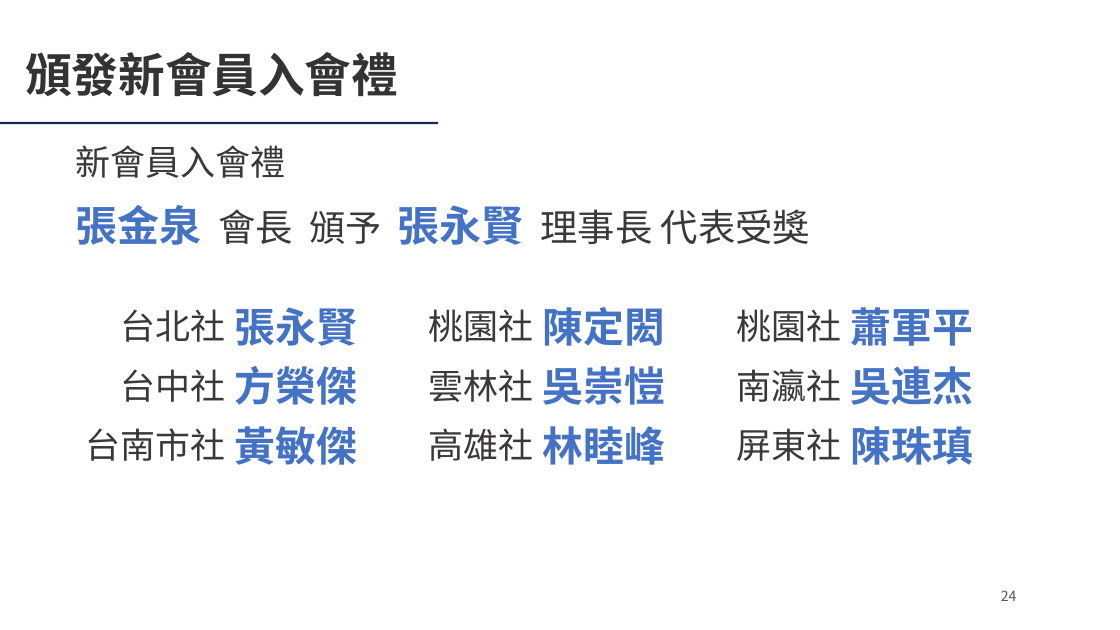
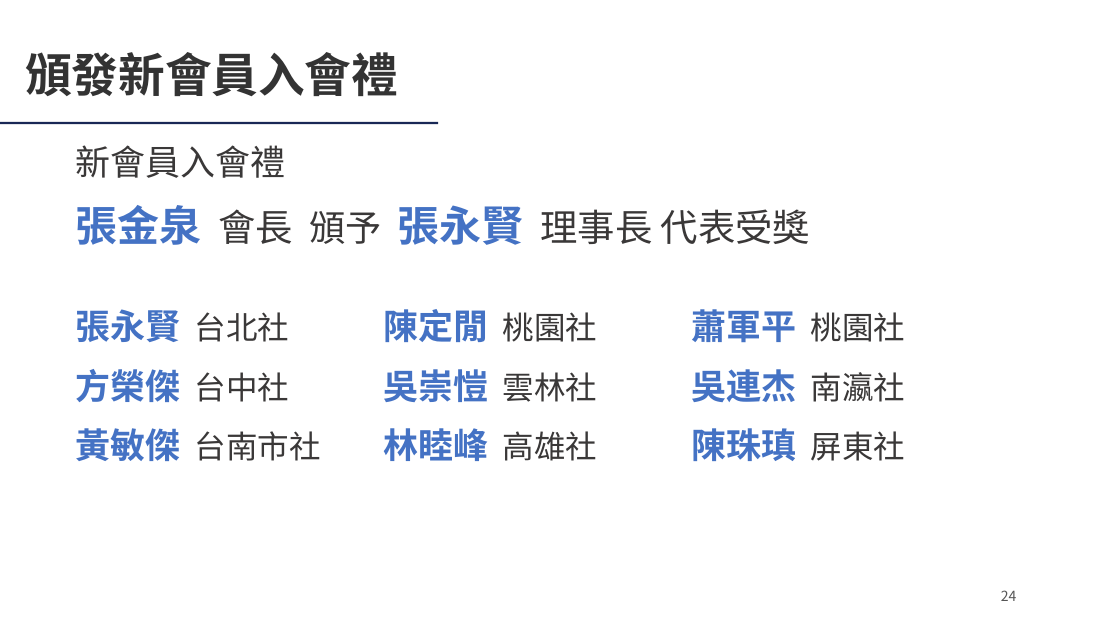
Before and after one commit to Ericliang680928/IAA, a slide deck: slide 24 of 20261204/agm/IAA會員大會簡報_20261204.pptx. Drawn at 1120x630 pixels with LibreOffice and Linux fonts; fonts in the diff are those of the drawing; background and template pictures are left out. Boxes give left, top, right and bottom in pixels: in the first picture for what was removed or moved away, otherwise in the second. Text is boxed around its words. In the diff, an @@ line names an element or a change of style, - is before the commit and + after.

```diff
--- a/20261204/agm/IAA會員大會簡報_20261204.pptx
+++ b/20261204/agm/IAA會員大會簡報_20261204.pptx
@@ text at [76, 309, 290, 342]: text changed; text colour #3A3838 to #4472C4; bold on @@
-台北社
+張永賢 台北社
@@ text removed at [234, 307, 357, 346] @@
-張永賢
@@ text at [384, 309, 598, 342]: text changed; text colour #3A3838 to #4472C4; bold on @@
-桃園社
+陳定閒 桃園社
@@ text removed at [542, 307, 665, 346] @@
-陳定閎
@@ text at [692, 309, 906, 343]: text changed; text colour #3A3838 to #4472C4; bold on @@
-桃園社
+蕭軍平 桃園社
@@ text removed at [850, 307, 973, 346] @@
-蕭軍平
@@ text at [76, 369, 290, 402]: text changed; size 35 to 30 pt @@
-方榮傑
+方榮傑 台中社
@@ text at [384, 369, 598, 402]: text changed; text colour #3A3838 to #4472C4; bold on @@
-雲林社
+吳崇愷 雲林社
@@ text removed at [542, 366, 665, 405] @@
-吳崇愷
@@ text at [692, 369, 906, 402]: text changed; text colour #3A3838 to #4472C4; bold on @@
-南瀛社
+吳連杰 南瀛社
@@ text removed at [850, 366, 973, 405] @@
-吳連杰
@@ text at [76, 428, 321, 461]: text changed; size 30 to 27 pt @@
-台中社
+黃敏傑 台南市社
@@ text removed at [86, 428, 226, 461] @@
-台南市社
@@ text removed at [234, 426, 357, 465] @@
-黃敏傑
@@ text at [384, 428, 598, 461]: text changed; text colour #3A3838 to #4472C4; bold on @@
-高雄社
+林睦峰 高雄社
@@ text removed at [542, 426, 665, 465] @@
-林睦峰
@@ text at [692, 428, 906, 461]: text changed; text colour #3A3838 to #4472C4; bold on @@
-屏東社
+陳珠瑱 屏東社
@@ text removed at [850, 426, 973, 465] @@
-陳珠瑱
```
Also in this commit, not shown: 8 other slides changed, 1 slide added, 7 other files.
